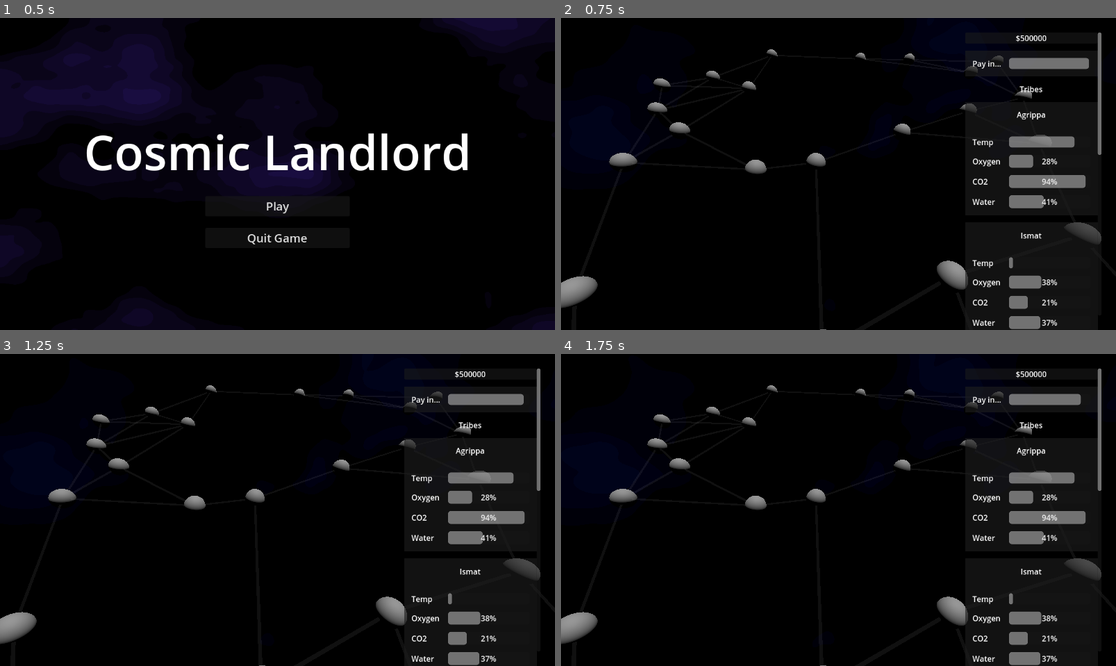
Above: before the commit, frames 1-4 (two rows, left to right).
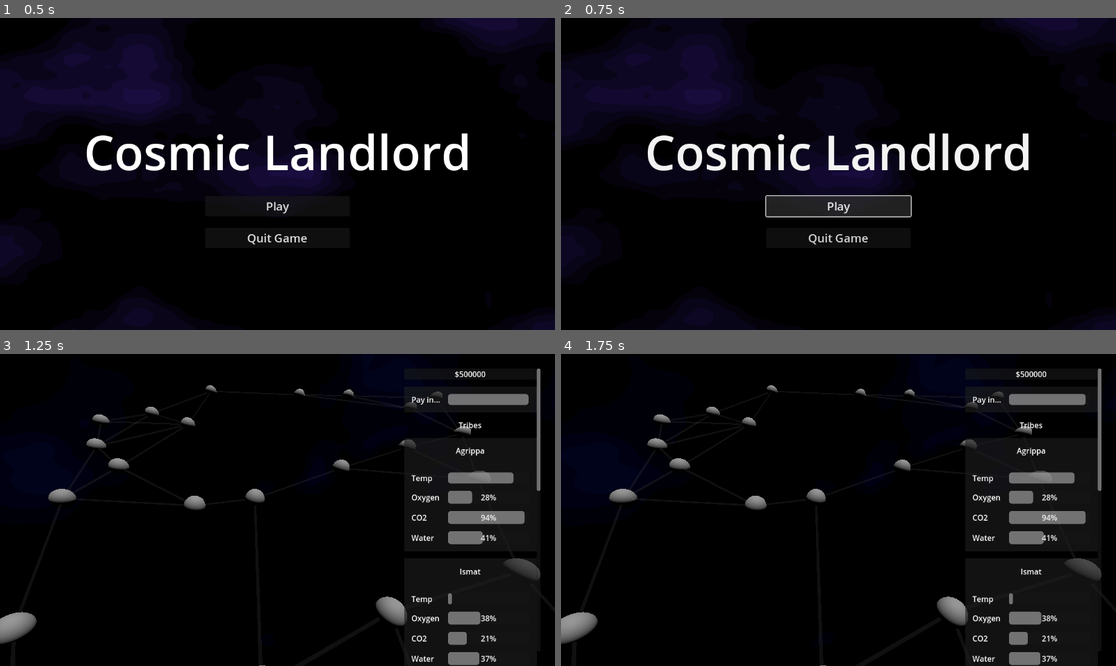
Above: after the commit, the same moments.

Repository: pastthepixels/cosmic-landlord
Game: Godot game, scene res://scenes/main_menu/main_menu.tscn
Two runs of this game, one before a commit and one after it. Both use one fixed random seed, a clock stepped at 60 frames per second and the inputs below. Sound files missing from this copy of the repository are replaced by a short silence.
Inputs (mouse positions are in pixels of both pictures, inside the frame that each line leads up to):
- Up to frame 1 (0.5 s): no input
- Up to frame 2 (0.75 s): click "Play" at 0.5 s
- Up to frame 3 (1.25 s): no input
- Up to frame 4 (1.75 s): move the mouse to (960, 494) at 1.27 s; click (960, 494) at 1.42 s

Frame 1 is identical in both runs. In frame 2, 21% of the frame differs, in the area x 0-100%, y 0-100%; in frame 3, less than 0.1%; in frame 4, less than 0.1%.

Commit message:
drum fill

Diff:
--- a/scenes/main_menu/main_menu.gd
+++ b/scenes/main_menu/main_menu.gd
@@ -1,8 +1,16 @@
 extends Control
 
 func _on_button_pressed():
-	get_tree().change_scene_to_file("res://scenes/planet_screen/planet_screen.tscn")
+	$FadeRect.show()
+	var tween = get_tree().create_tween()
+	tween.tween_property($MenuTheme, "volume_db", -20, 1.33).set_trans(Tween.TRANS_SINE)
+	tween.parallel().tween_property($FadeRect, "modulate:a", 1, 1.33).set_trans(Tween.TRANS_SINE)
+	$DrumFill.play()
 
 
 func _on_quit_button_pressed():
 	get_tree().quit()
+
+
+func _on_drum_fill_finished():
+	get_tree().change_scene_to_file("res://scenes/planet_screen/planet_screen.tscn")
--- a/scenes/main_menu/main_menu.tscn
+++ b/scenes/main_menu/main_menu.tscn
@@ -1,9 +1,10 @@
-[gd_scene load_steps=7 format=3 uid="uid://033x5ei5sxvi"]
+[gd_scene load_steps=8 format=3 uid="uid://033x5ei5sxvi"]
 
 [ext_resource type="Script" path="res://scenes/main_menu/main_menu.gd" id="1_rndma"]
 [ext_resource type="Shader" path="res://scenes/planet_screen/mainmenubg.gdshader" id="2_jbop5"]
 [ext_resource type="Theme" uid="uid://ymjmqc6cyd1i" path="res://scenes/main_menu/main_menu_theme.tres" id="3_1m83w"]
 [ext_resource type="AudioStream" uid="uid://dxp5qh5lblwbp" path="res://res/menuthemeloopable.ogg" id="4_qutdk"]
+[ext_resource type="AudioStream" uid="uid://cnhgjjvcvr00g" path="res://res/drumfill.ogg" id="5_oykl3"]
 
 [sub_resource type="ShaderMaterial" id="ShaderMaterial_8ix8b"]
 shader = ExtResource("2_jbop5")
@@ -64,9 +65,25 @@
 layout_mode = 2
 text = "Quit Game"
 
-[node name="AudioStreamPlayer" type="AudioStreamPlayer" parent="."]
+[node name="MenuTheme" type="AudioStreamPlayer" parent="."]
 stream = ExtResource("4_qutdk")
 autoplay = true
 
+[node name="DrumFill" type="AudioStreamPlayer" parent="."]
+stream = ExtResource("5_oykl3")
+volume_db = 1.0
+
+[node name="FadeRect" type="ColorRect" parent="."]
+visible = false
+modulate = Color(1, 1, 1, 0)
+layout_mode = 1
+anchors_preset = 15
+anchor_right = 1.0
+anchor_bottom = 1.0
+grow_horizontal = 2
+grow_vertical = 2
+color = Color(0, 0, 0, 1)
+
 [connection signal="pressed" from="VBoxContainer/ButtonsContainer/PlayButton" to="." method="_on_button_pressed"]
 [connection signal="pressed" from="VBoxContainer/ButtonsContainer/QuitButton" to="." method="_on_quit_button_pressed"]
+[connection signal="finished" from="DrumFill" to="." method="_on_drum_fill_finished"]
Not shown, added: res/drumfill.ogg.import
Not shown, added: res/drumfill.ogg
